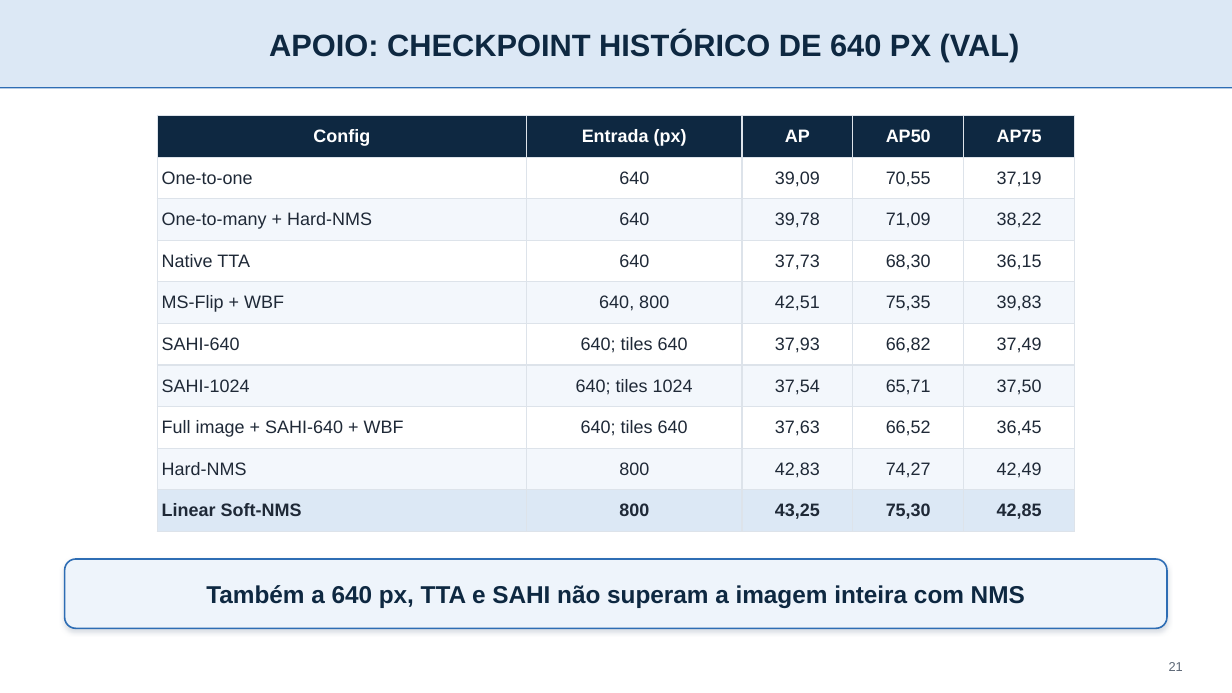
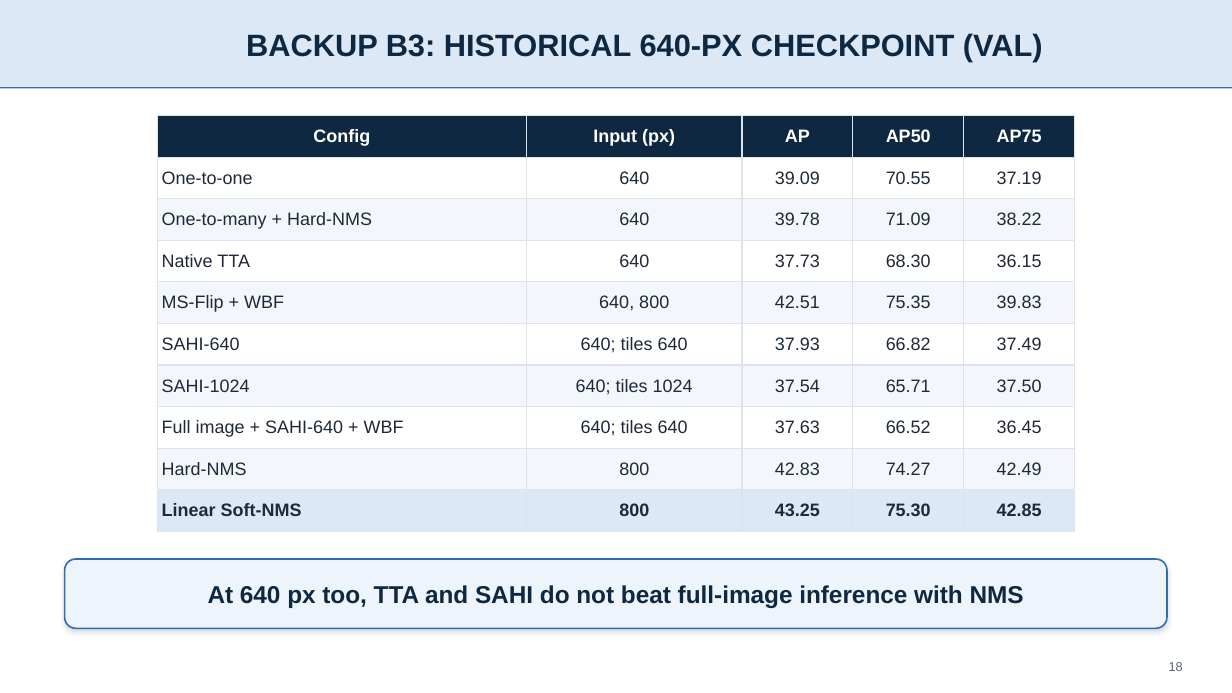
Before and after one commit to IghorRibeiro/WVCPresentation, a slide deck: slide 18 of slides/WVC2026_slides.pptx (slide 21 before the commit). Drawn at 1232x693 pixels with LibreOffice and Linux fonts; fonts in the diff are those of the drawing; background and template pictures are left out. Boxes give left, top, right and bottom in pixels: in the first picture for what was removed or moved away, otherwise in the second. Text is boxed around its words. In the diff, an @@ line names an element or a change of style, - is before the commit and + after.

```diff
--- a/slides/WVC2026_slides.pptx
+++ b/slides/WVC2026_slides.pptx
@@ title at box(246, 33, 1043, 61): text changed @@
-APOIO: CHECKPOINT HISTÓRICO DE 640 PX (VAL)
+BACKUP B3: HISTORICAL 640-PX CHECKPOINT (VAL)
@@ table at box(157, 116, 1075, 520) @@
-row 1, column 2: Entrada (px)
+row 1, column 2: Input (px)
-row 2: One-to-one | 640 | 39,09 | 70,55 | 37,19
+row 2: One-to-one | 640 | 39.09 | 70.55 | 37.19
-row 3: One-to-many + Hard-NMS | 640 | 39,78 | 71,09 | 38,22
+row 3: One-to-many + Hard-NMS | 640 | 39.78 | 71.09 | 38.22
-row 4: Native TTA | 640 | 37,73 | 68,30 | 36,15
+row 4: Native TTA | 640 | 37.73 | 68.30 | 36.15
-row 5: MS-Flip + WBF | 640, 800 | 42,51 | 75,35 | 39,83
+row 5: MS-Flip + WBF | 640, 800 | 42.51 | 75.35 | 39.83
-row 6: SAHI-640 | 640; tiles 640 | 37,93 | 66,82 | 37,49
+row 6: SAHI-640 | 640; tiles 640 | 37.93 | 66.82 | 37.49
-row 7: SAHI-1024 | 640; tiles 1024 | 37,54 | 65,71 | 37,50
+row 7: SAHI-1024 | 640; tiles 1024 | 37.54 | 65.71 | 37.50
-row 8: Full image + SAHI-640 + WBF | 640; tiles 640 | 37,63 | 66,52 | 36,45
+row 8: Full image + SAHI-640 + WBF | 640; tiles 640 | 37.63 | 66.52 | 36.45
-row 9: Hard-NMS | 800 | 42,83 | 74,27 | 42,49
+row 9: Hard-NMS | 800 | 42.83 | 74.27 | 42.49
-row 10: Linear Soft-NMS | 800 | 43,25 | 75,30 | 42,85
+row 10: Linear Soft-NMS | 800 | 43.25 | 75.30 | 42.85
@@ text at box(208, 585, 1024, 608): text changed @@
-Também a 640 px, TTA e SAHI não superam a imagem inteira com NMS
+At 640 px too, TTA and SAHI do not beat full-image inference with NMS
@@ page number at box(1169, 662, 1183, 671): text changed @@
-21
+18
```
Also in this commit, not shown: 11 other slides changed, 10 slides added, 10 slides removed, 40 other files.
